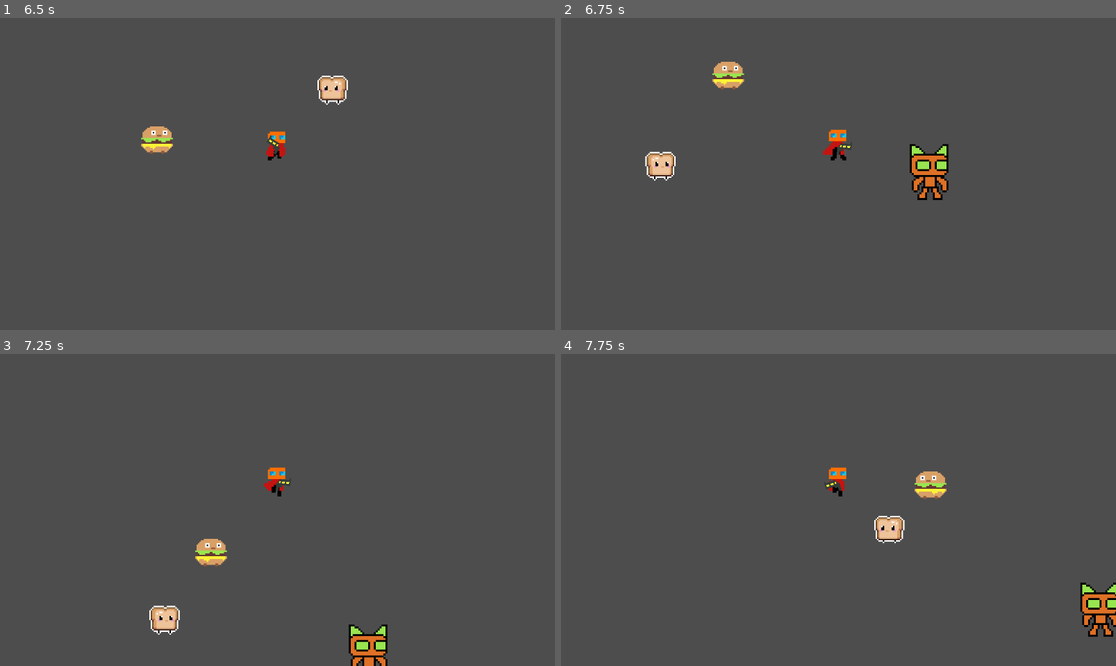
Above: before the commit, frames 1-4 (two rows, left to right).
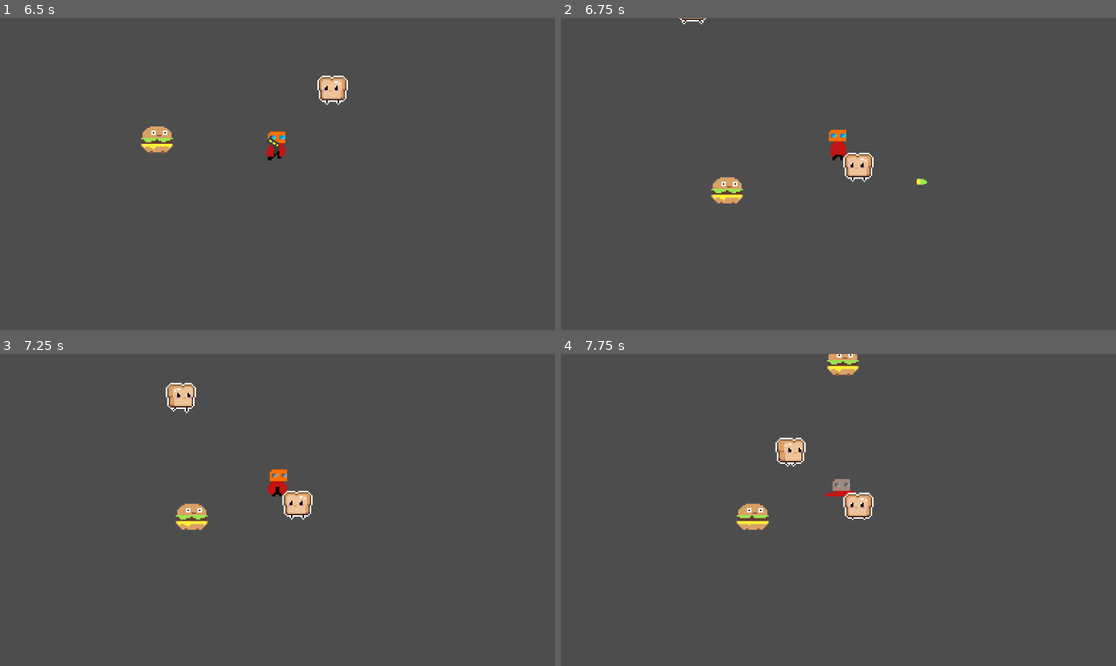
Above: after the commit, the same moments.

Repository: mendsergon/Kill-The-Food-Pyramid
Game: Godot game, scene res://Assets/Scenes/game.tscn
The game is run twice, just before and just after one commit, with the same random seed, the same clock (stepped at 60 frames per second) and the same inputs.
Inputs (mouse positions are in pixels of both pictures, inside the frame that each line leads up to):
- Up to frame 1 (6.5 s): move the mouse to (399, 158) at 0.52 s; hold D (move_right) 0.53-1.28 s; tap Shift (dash) at 0.6, 2.85, 5.1 s; move the mouse to (166, 189) at 1.27 s; hold S (move_down) 1.28-2.03 s; tap E (melee) at 1.35, 3.6, 5.85 s; move the mouse to (333, 105) at 2.02 s; hold D (move_right) 2.03-2.78 s; click (333, 105) at 2.1 s; move the mouse to (249, 236) at 2.77 s; hold W (move_up) 2.78-3.53 s; move the mouse to (444, 220) at 3.52 s; hold A (move_left) 3.53-5.03 s; move the mouse to (111, 127) at 4.27 s; click (111, 127) at 4.35 s; move the mouse to (305, 174) at 5.02 s; hold S (move_down) 5.03-5.78 s; move the mouse to (194, 96) at 5.77 s; hold D (move_right) from 5.78 s (still down)
- Up to frame 2 (6.75 s): move the mouse to (960, 158) at 6.52 s; release D (move_right) at 6.53 s; hold W (move_up) from 6.53 s (still down); click (960, 158) at 6.6 s
- Up to frame 3 (7.25 s): keep holding W (move_up)
- Up to frame 4 (7.75 s): move the mouse to (727, 525) at 7.27 s; release W (move_up) at 7.28 s; hold D (move_right) from 7.28 s (still down); tap Shift (dash) at 7.35 s

Frame 1 is identical in both runs. In frame 2, 2.9% of the frame differs, in the area x 15-70%, y 0-60%; in frame 3, 3.2%; in frame 4, 3.7%, in the area x 31-100%, y 0-91%.

Commit message:
Enchanced death, added animation, disabled movement and pistol

Diff:
--- a/Assets/Scenes/player.tscn
+++ b/Assets/Scenes/player.tscn
@@ -204,7 +204,7 @@
 "duration": 1.0,
 "texture": SubResource("AtlasTexture_eprmk")
 }],
-"loop": true,
+"loop": false,
 "name": &"Death",
 "speed": 5.0
 }, {
@@ -334,7 +334,7 @@
 [node name="AnimatedSprite2D" type="AnimatedSprite2D" parent="."]
 position = Vector2(0, -8)
 sprite_frames = SubResource("SpriteFrames_w3t24")
-animation = &"Idle"
+animation = &"Death"
 autoplay = "Idle"
 
 [node name="CollisionShape2D" type="CollisionShape2D" parent="."]
--- a/Assets/Scripts/player.gd
+++ b/Assets/Scripts/player.gd
@@ -47,6 +47,7 @@
 var is_attacking := false               # During attack animation
 var attack_timer := 0.0                 # Attack duration countdown
 var current_attack_animation := ""      # Attack animation name
+var is_dead := false                    # True after death initiated
 
 ### --- COLLISION MASK STATE --- ###
 var original_collision_mask := 0        # Stores default collision mask
@@ -63,6 +64,11 @@
 	original_collision_layer = collision_layer
 
 func _physics_process(delta: float) -> void:
+	# --- SKIP EVERYTHING IF DEAD --- #
+	if is_dead:
+		move_and_slide()  # Allow any last motion to complete
+		return
+
 	### --- INVULNERABILITY TIMER --- ###
 	if is_invulnerable:
 		invuln_timer -= delta
@@ -221,7 +227,9 @@
 			can_dash = true
 
 func update_animations() -> void:
-	if is_attacking and current_attack_animation != "":
+	if is_dead:
+		animated_sprite_2d.play("Death")
+	elif is_attacking and current_attack_animation != "":
 		animated_sprite_2d.play(current_attack_animation)
 	elif is_dashing:
 		animated_sprite_2d.play("Dash")
@@ -233,7 +241,7 @@
 ### --- DAMAGE & DEATH --- ###
 func apply_damage(amount: int) -> void:
 	# Subtract incoming damage if not invulnerable
-	if is_invulnerable:
+	if is_invulnerable or is_dead:
 		return
 	health -= amount
 	is_invulnerable = true
@@ -246,4 +254,17 @@
 
 func die() -> void:
 	# Handle player death
-	queue_free()
+	is_dead = true
+	velocity = Vector2.ZERO
+	pistol_1.visible = false
+	pistol_1.set_process(false)
+	pistol_1.set_process_input(false)
+	animated_sprite_2d.play("Death")      # Play death animation
+	# Defer deletion until animation ends
+	if not animated_sprite_2d.is_connected("animation_finished", Callable(self, "_on_animation_finished")):
+		animated_sprite_2d.connect("animation_finished", Callable(self, "_on_animation_finished"))
+
+func _on_animation_finished() -> void:
+	if animated_sprite_2d.animation == "Death" and is_dead:
+		print("Death animation finished — freeing")
+		queue_free()
